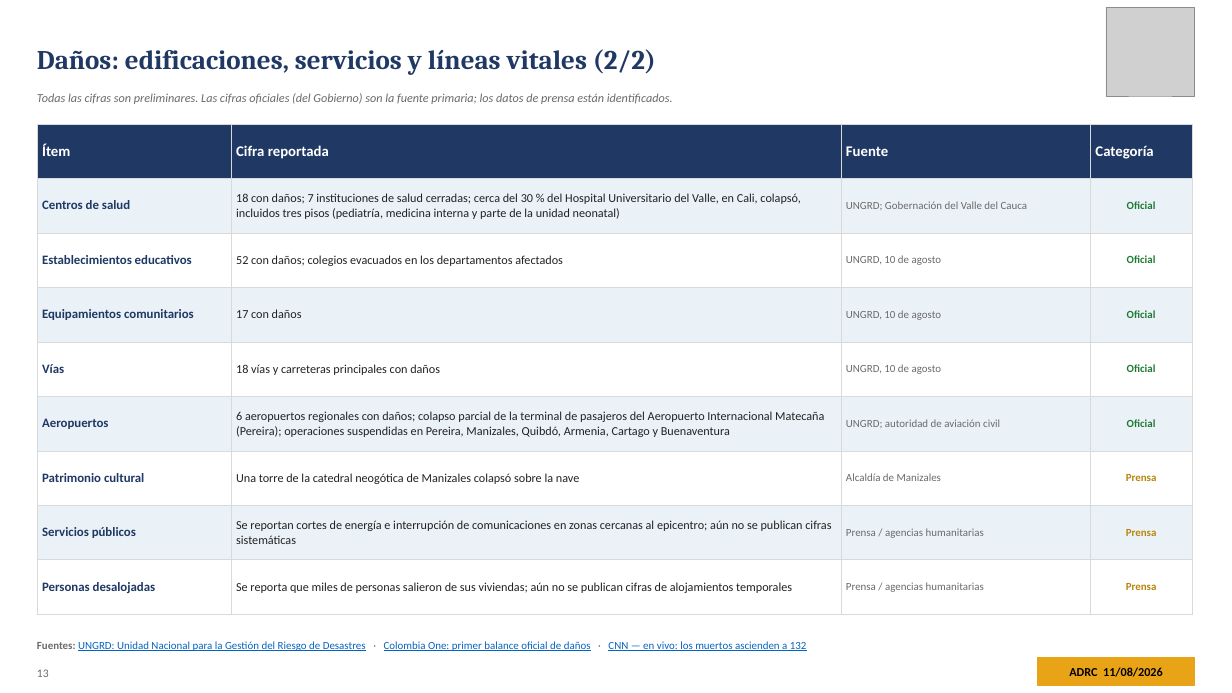
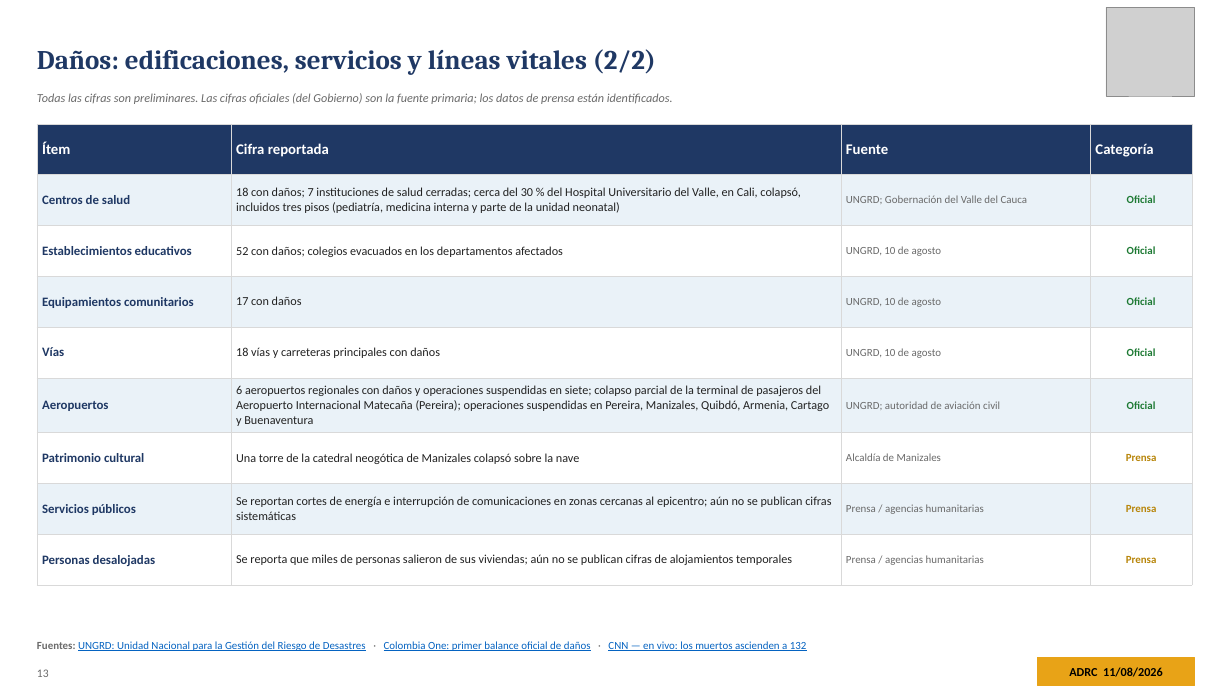
Before and after one commit to kochobi-max/whatsmap, a slide deck: slide 13 of reports/colombia_eq_20260810/output/ADRC_EQ_COL_Choco_20260810_ES.pptx. Drawn at 1232x693 pixels with LibreOffice and Linux fonts; fonts in the diff are those of the drawing; grey boxes stand for pictures. Boxes give left, top, right and bottom in pixels: in the first picture for what was removed or moved away, otherwise in the second. Text is boxed around its words. In the diff, an @@ line names an element or a change of style, - is before the commit and + after.

```diff
--- a/reports/colombia_eq_20260810/output/ADRC_EQ_COL_Choco_20260810_ES.pptx
+++ b/reports/colombia_eq_20260810/output/ADRC_EQ_COL_Choco_20260810_ES.pptx
@@ table at (37,124,1192,570) @@
-row 6, column 2: 6 aeropuertos regionales con daños; colapso parcial de la terminal de pasajeros del Aeropuerto Internacional Matecaña (Pereira); operaciones suspendidas en Pereira, Manizales, Quibdó, Armenia, Cartago y Buenaventura
+row 6, column 2: 6 aeropuertos regionales con daños y operaciones suspendidas en siete; colapso parcial de la terminal de pasajeros del Aeropuerto Internacional Matecaña (Pereira); operaciones suspendidas en Pereira, Manizales, Quibdó, Armenia, Cartago y Buenaventura
```
Also in this commit, not shown: 9 other slides changed, 7 other files.
